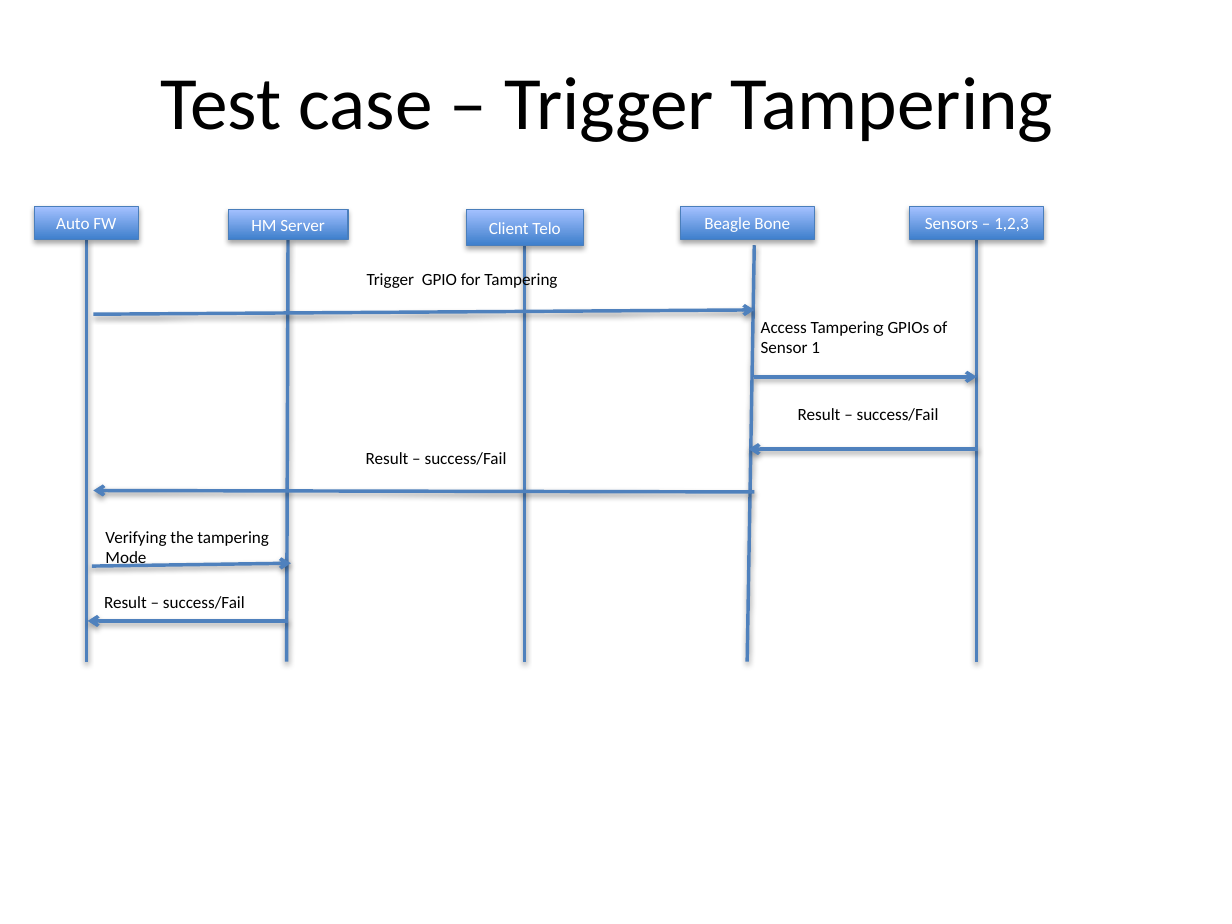
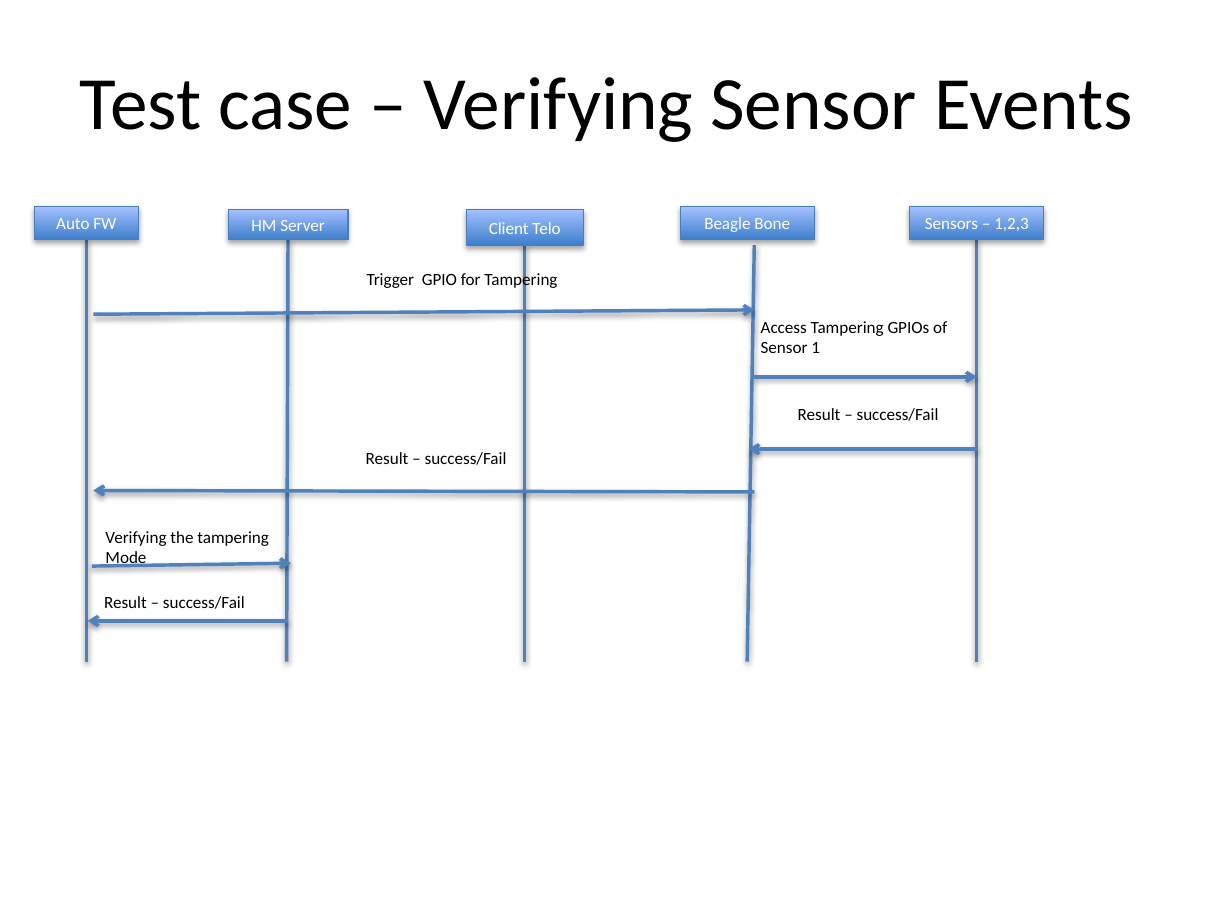
Before and after one commit to disencd/ooma-automation, a slide deck: slide 10 of ooma/homemonitoring/docs/Home Security.pptx. Drawn at 1232x924 pixels with LibreOffice and Linux fonts; fonts in the diff are those of the drawing. Boxes give left, top, right and bottom in pixels: in the first picture for what was removed or moved away, otherwise in the second. Text is boxed around its words. In the diff, an @@ line names an element or a change of style, - is before the commit and + after.

```diff
--- a/ooma/homemonitoring/docs/Home Security.pptx
+++ b/ooma/homemonitoring/docs/Home Security.pptx
@@ title at [80,77,1133,142]: text changed @@
-Test case – Trigger Tampering
+Test case – Verifying Sensor Events
```
Also in this commit, not shown: 4 other slides changed, 4 other files.
